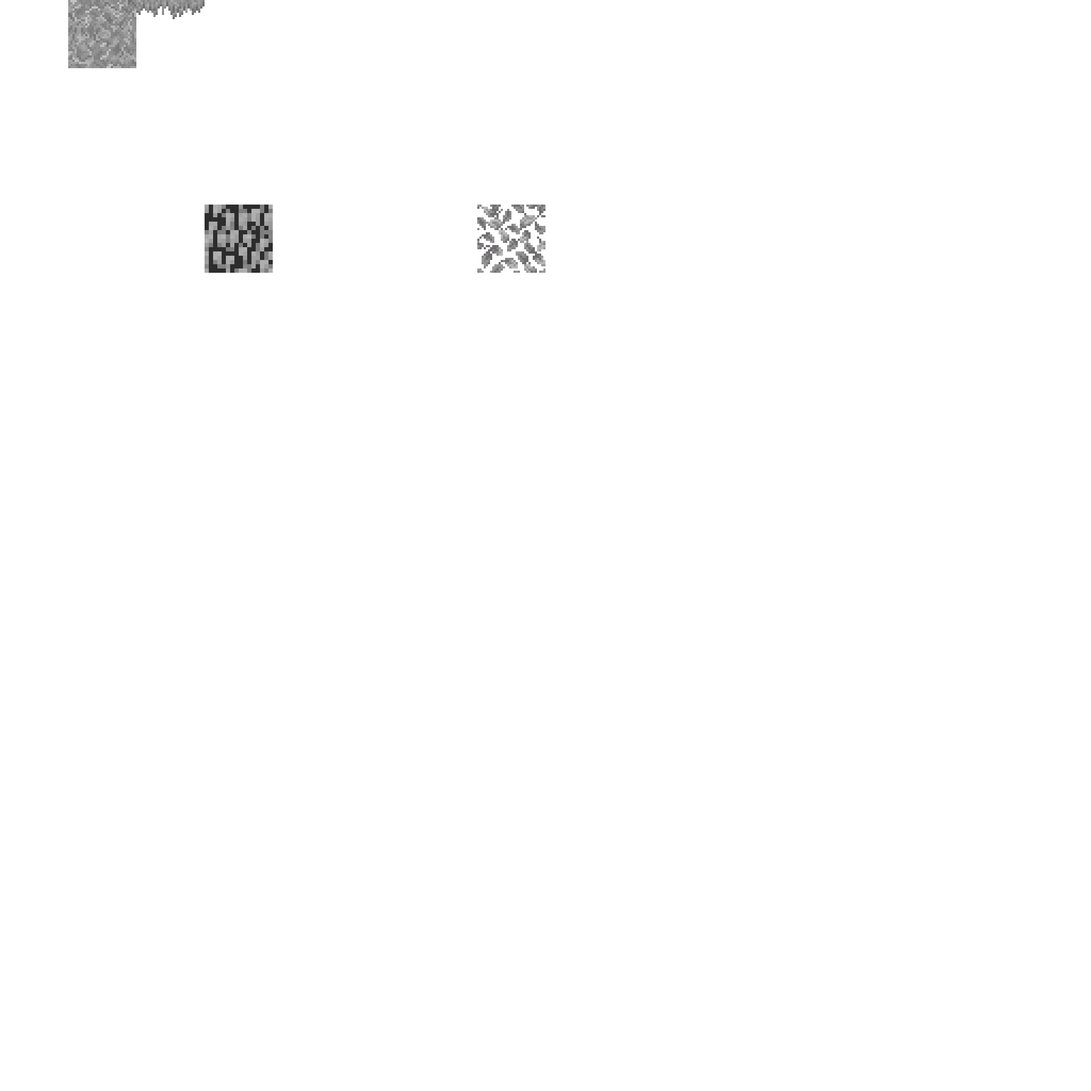
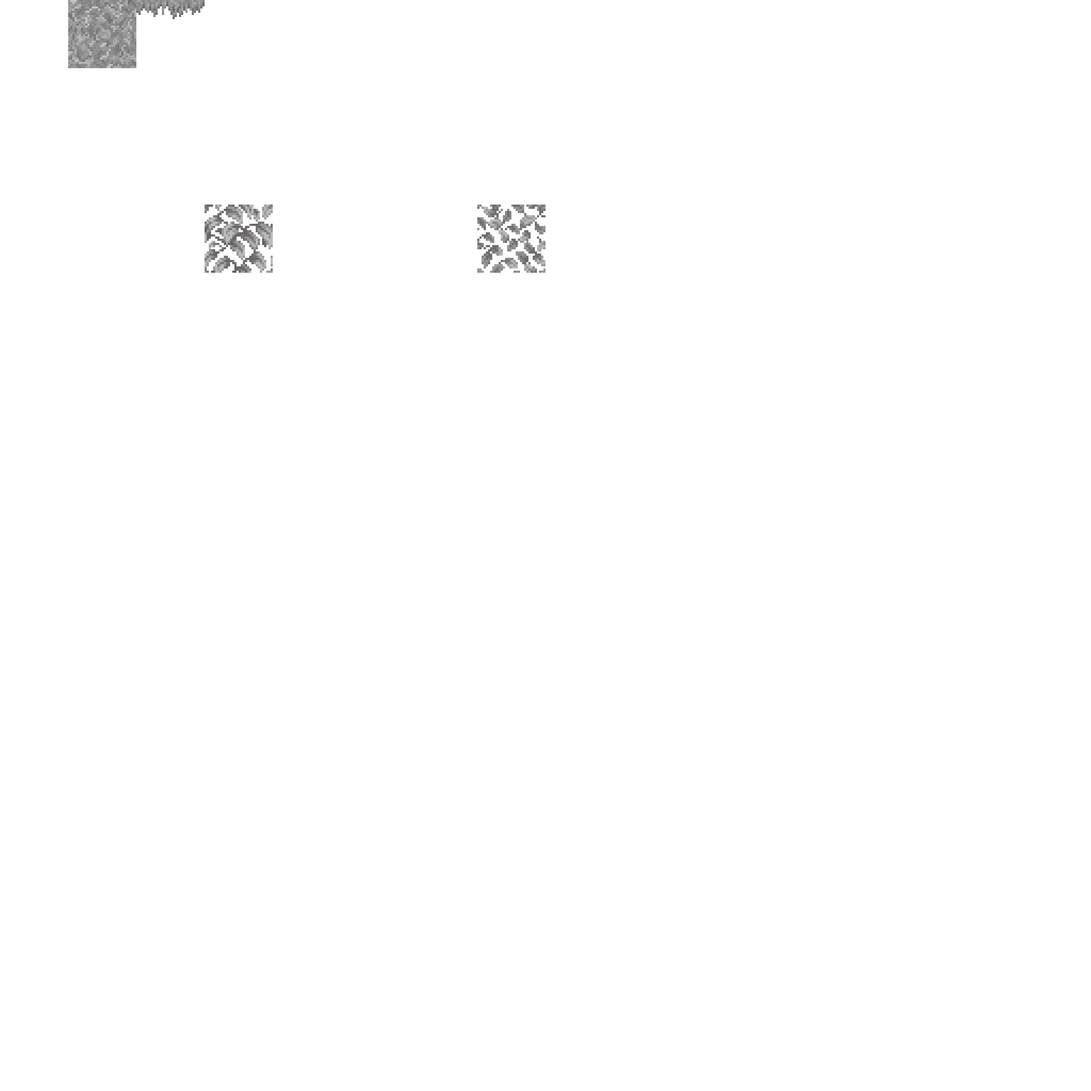
Comparing the layer stacks of the two 1091 x 1091 images. Changes:
painted on "oak_leaves" over [204, 204, 273, 273]
